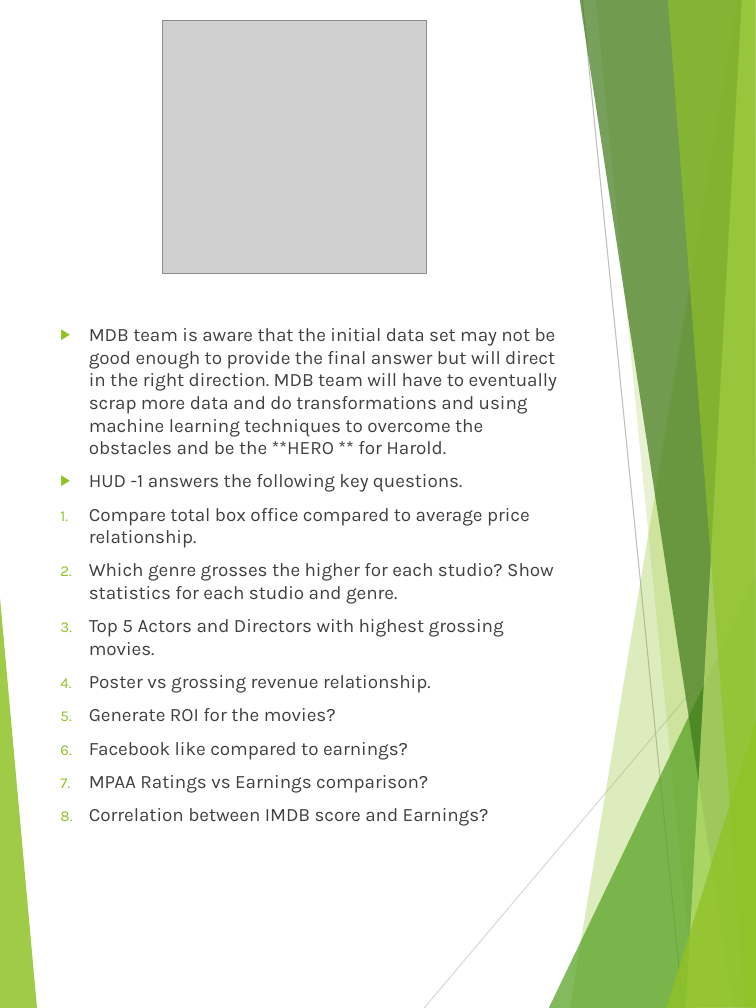
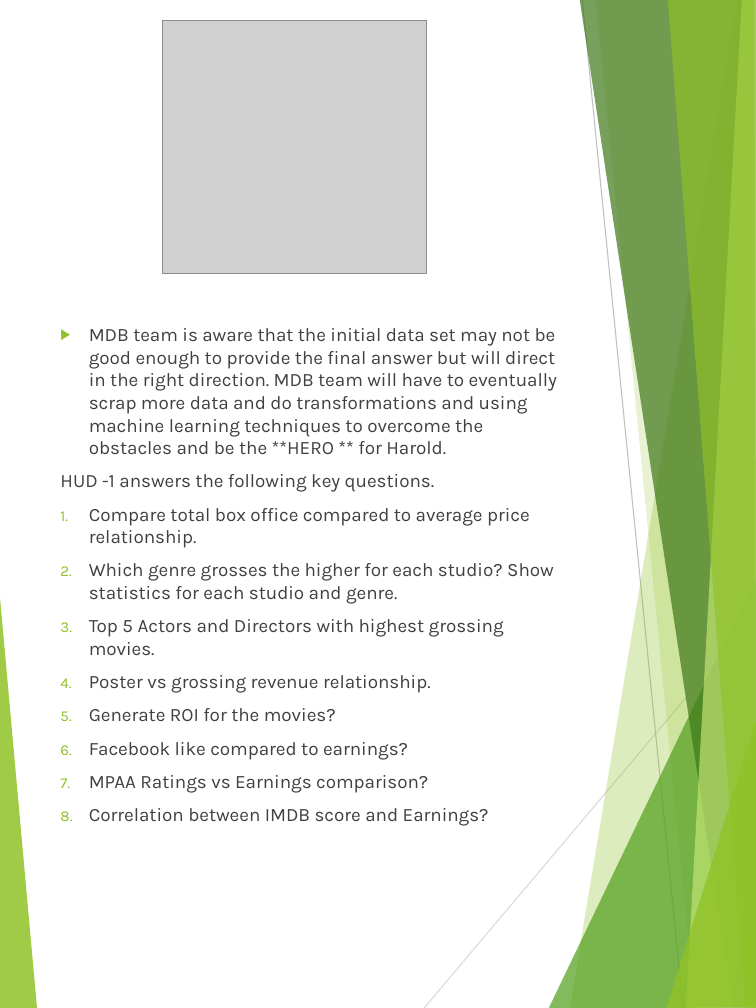
Before and after one commit to williar01/Hollywood---Project, a slide deck: slide 6 of Documentation/MovieS.pptx (slide 5 before the commit). Drawn at 756x1008 pixels with LibreOffice and Linux fonts; fonts in the diff are those of the drawing; grey boxes stand for pictures. Boxes give left, top, right and bottom in pixels: in the first picture for what was removed or moved away, otherwise in the second. Text is boxed around its words. In the diff, an @@ line names an element or a change of style, - is before the commit and + after.

```diff
--- a/Documentation/MovieS.pptx
+++ b/Documentation/MovieS.pptx
@@ text at <box>60,474,435,492</box>: bullet ▶ to none @@
```
Also in this commit, not shown: 2 other slides changed, 1 slide added.
